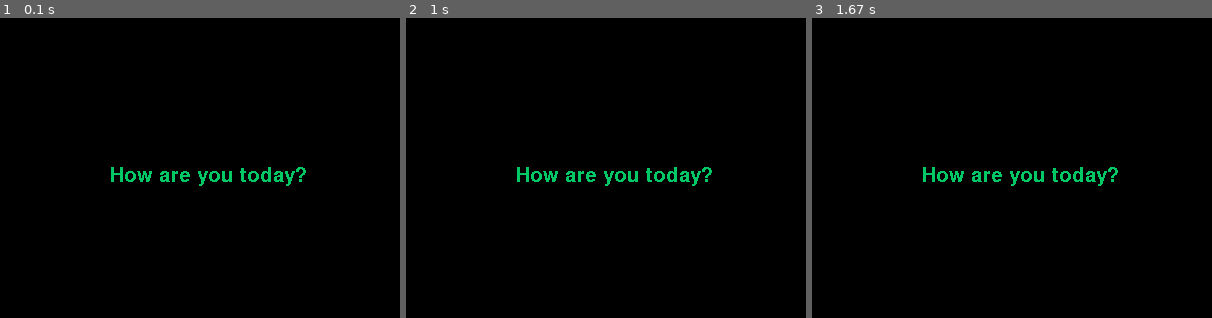
Above: before the commit, frames 1-3 (left to right).
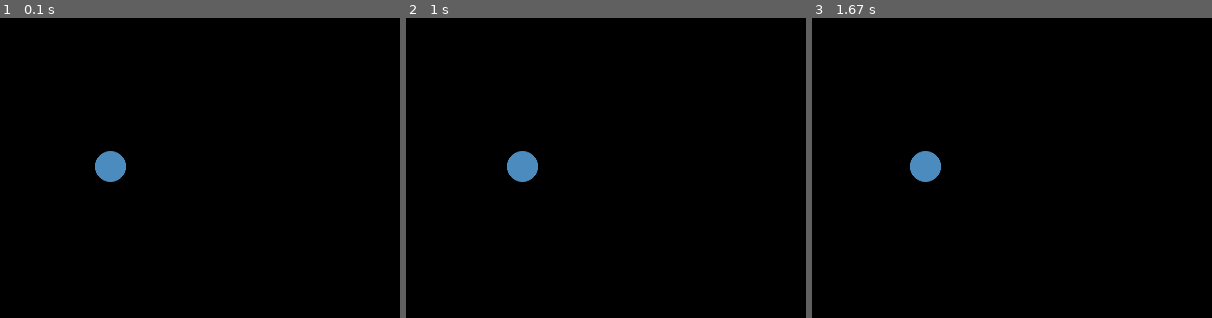
Above: after the commit, the same moments.

Repository: osinoyan/2019-nctucscamp-pygame
Game: pygame game, started from brickrain/pygame_20190430.py
Same seed, same stepped clock (60 frames per second), same inputs: the game is played once before the commit and once after it.
Inputs:
- Up to frame 1 (0.1 s): no input
- Up to frame 2 (1 s): hold Right 0.33-0.8 s; hold Right from 0.83 s (still down)
- Up to frame 3 (1.67 s): release Right at 1.3 s; hold Left from 1.33 s (still down)
The pictures show only the part of the screen within x 36-86%, y 25-75%; the shares and areas given below are measured in that part.

The runs differ from the first frame. In frame 1, 1.5% of the frame differs, in the area x 23-77%, y 44-56%; in frame 2, 1.4%; in frame 3, 1.5%.

Commit message:
brickrain test

Diff:
--- a/brickrain/pygame_20190430.py
+++ b/brickrain/pygame_20190430.py
@@ -1,23 +1,51 @@
 import pygame
+import pygame.gfxdraw
 import sys
 
 pygame.init()
 
-WIDTH = 800
-HEIGHT = 600
+# 設定視窗的長寬大小
+SCREEN_WIDTH = 800
+SCREEN_HEIGHT = 600
+screen = pygame.display.set_mode((SCREEN_WIDTH, SCREEN_HEIGHT))
 
-screen = pygame.display.set_mode((WIDTH, HEIGHT))
-
+# 是否遊戲結束
 gameOver = False
 
-pygame.font.init() # you have to call this at the start,
-                   # if you want to use this module.
-myfont = pygame.font.SysFont('Source Code Pro for Powerline', 30)
-textSur = myfont.render('How are you today?', False, (0, 200, 100))
-screen.blit(textSur, (400, 300))
+# 文字元件初始化
+pygame.font.init()
+# 字型設定
+myfont = pygame.font.SysFont('Arial', 30)
+# 定義顏色: 青色CYAN BLUE
+CYAN_BLUE = (75, 139, 190)
+# 設定文字內容 (內容, 是否消除鋸齒, 顏色)
+text = myfont.render('How are you today?', True, CYAN_BLUE)
+text_rect = text.get_rect( center=(SCREEN_WIDTH/2, SCREEN_HEIGHT/2) )
+# screen.blit(text, text_rect)
+
+# PLAYER
+player_pos = [400, 300]
+player_radius = 15
 
 while not gameOver:
+	# ----------遊戲事件偵測----------------------------------
 	for event in pygame.event.get():
 		if event.type == pygame.QUIT:
 			sys.exit()
+
+		x = player_pos[0]
+		y = player_pos[1]
+		if event.type == pygame.KEYDOWN:
+			if event.key == pygame.K_LEFT:
+				x -= 3
+			elif event.key == pygame.K_RIGHT:
+				x += 3
+
+		player_pos = [x, y]
+
+
+	# ----------更新畫面--------------------------------------
+	screen.fill( (0, 0, 0) )
+	pygame.gfxdraw.filled_circle(screen, player_pos[0], player_pos[1], player_radius, CYAN_BLUE)
+	pygame.gfxdraw.aacircle(screen, player_pos[0], player_pos[1], player_radius, CYAN_BLUE)
 	pygame.display.update()
